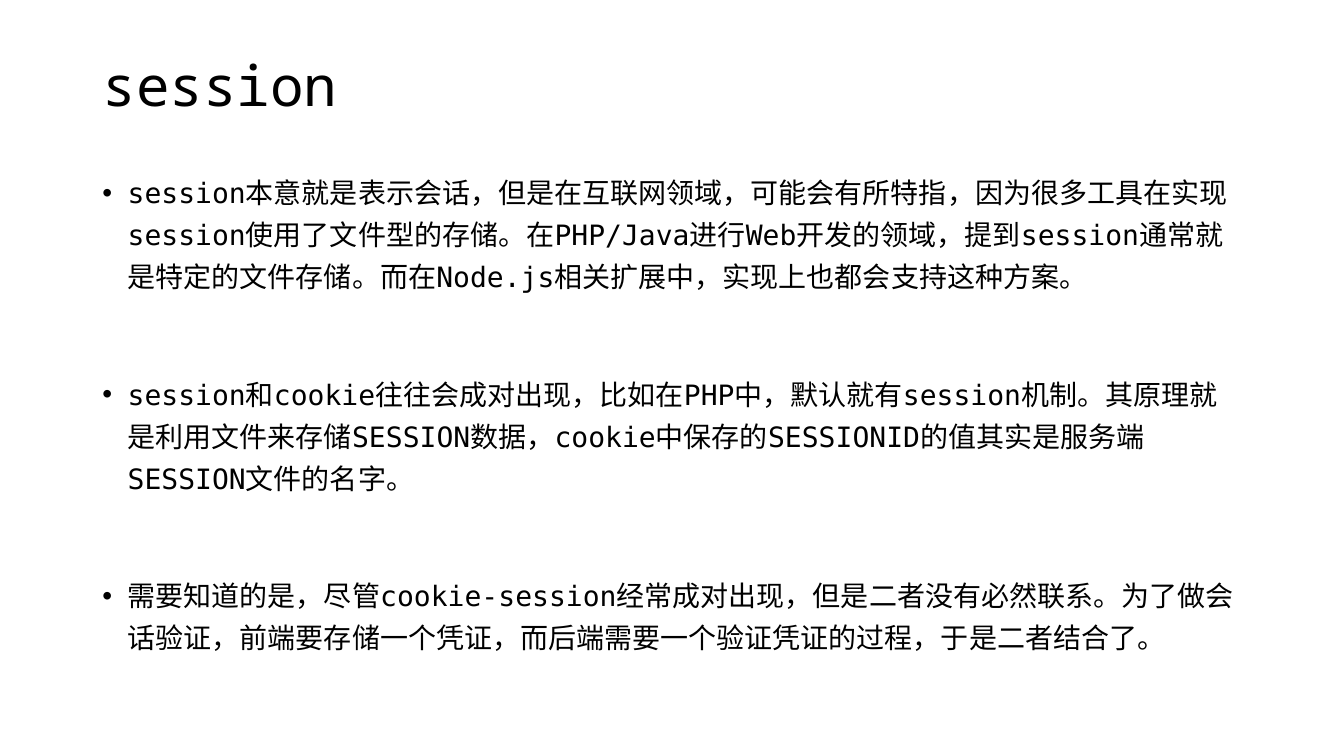
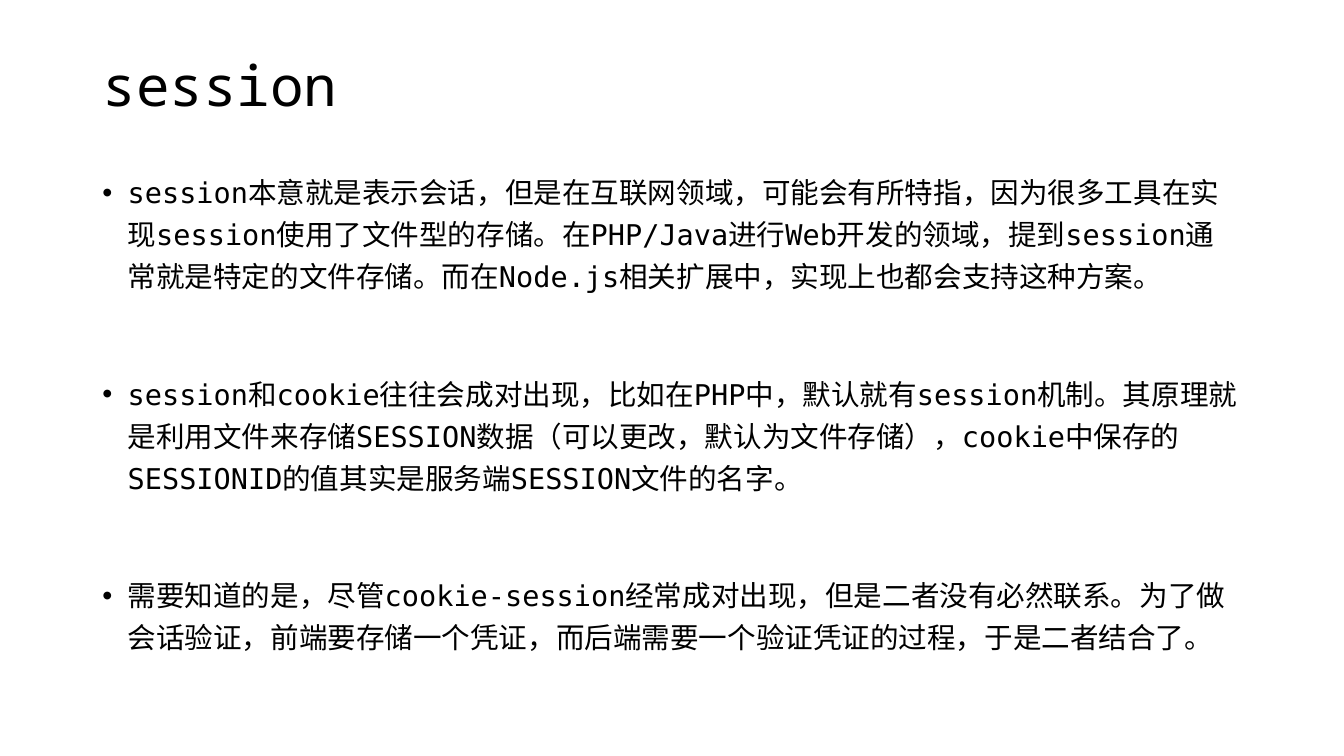
Before and after one commit to edu2act/course-wechat-and-miniprogram, a slide deck: slide 5 of materials/ch09/ch09-HTTP协议和复杂通信.pptx. Drawn at 1344x756 pixels with LibreOffice and Linux fonts; fonts in the diff are those of the drawing. Boxes give left, top, right and bottom in pixels: in the first picture for what was removed or moved away, otherwise in the second. Text is boxed around its words. In the diff, an @@ line names an element or a change of style, - is before the commit and + after.

```diff
--- a/materials/ch09/ch09-HTTP协议和复杂通信.pptx
+++ b/materials/ch09/ch09-HTTP协议和复杂通信.pptx
@@ text at bbox=[128, 180, 1226, 651]: size 20 to 20.4 pt in "session本意就是表示会话，但是在互联网领域，可能会有所特指，因为很多工具在实现session使用了文件型的存储。在 ...", "需要知道的是，尽管cookie-session经常成对出现，但是二者没有必然联系。为了做会话验证，前端要存储一个凭证，而 ..." @@
@@ text at bbox=[128, 382, 1238, 492]: text changed; size 20 to 20.4 pt @@
-• session和cookie往往会成对出现，比如在PHP中，默认就有session机制。其原理就是利用文件来存储SESSION数据，cookie中保存的SESSIONID的值其实是服务端SESSION文件的名字。
+• session和cookie往往会成对出现，比如在PHP中，默认就有session机制。其原理就是利用文件来存储SESSION数据（可以更改，默认为文件存储），cookie中保存的SESSIONID的值其实是服务端SESSION文件的名字。
```
Also in this commit, not shown: 9 other slides changed, 2 slides added, 6 slides removed, 6 other files.
